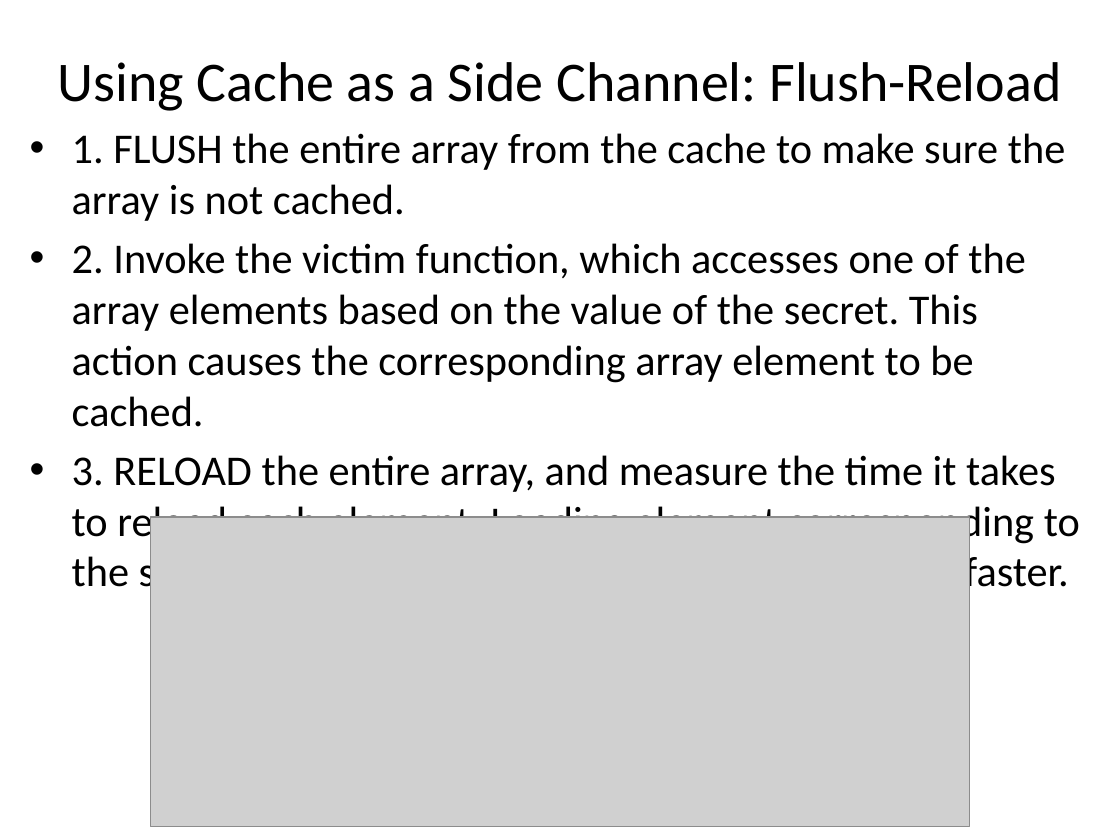
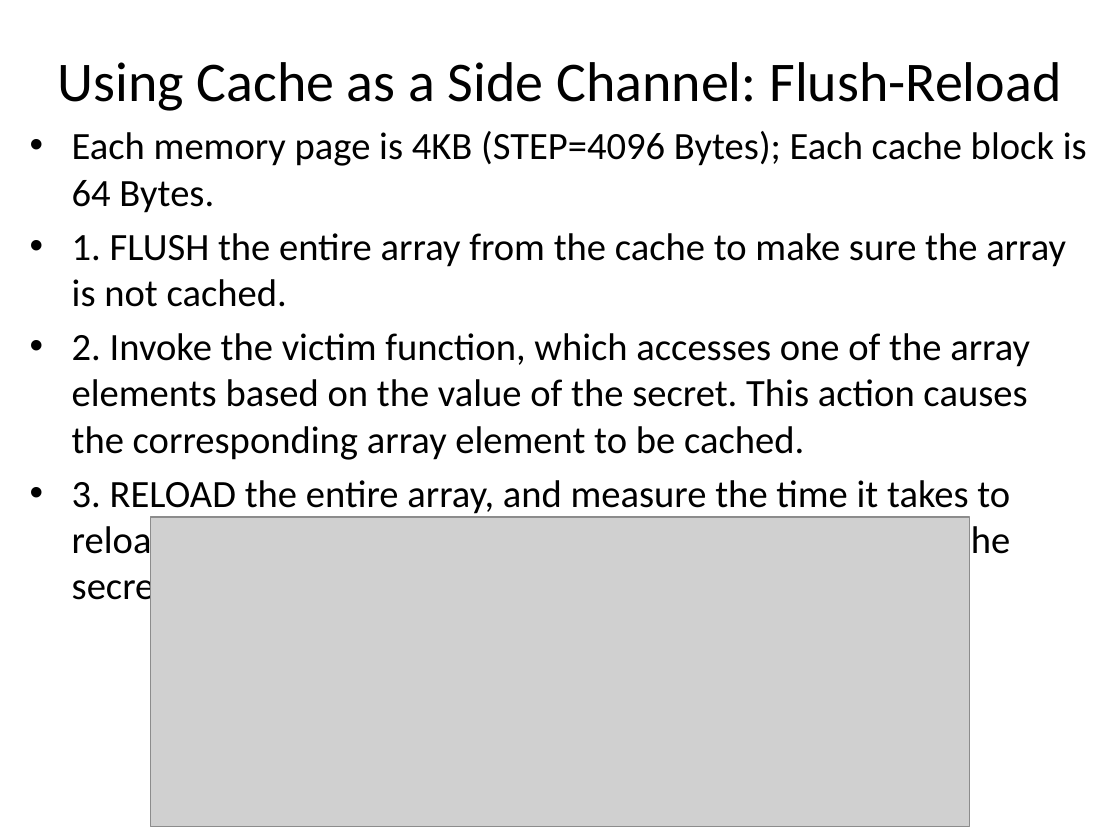
Before and after one commit to gulaoshi/gu.github.io, a slide deck: slide 14 of AdvOS/PPT+papers/L03-Meltdown&Spectre.pptx. Drawn at 1120x840 pixels with LibreOffice and Linux fonts; fonts in the diff are those of the drawing; grey boxes stand for pictures. Boxes give left, top, right and bottom in pixels: in the first picture for what was removed or moved away, otherwise in the second. Text is boxed around its words. In the diff, an @@ line names an element or a change of style, - is before the commit and + after.

```diff
--- a/AdvOS/PPT+papers/L03-Meltdown&Spectre.pptx
+++ b/AdvOS/PPT+papers/L03-Meltdown&Spectre.pptx
@@ text at (72,131,1087,213): paragraph added @@
+• Each memory page is 4KB (STEP=4096 Bytes); Each cache block is 64 Bytes.
@@ text at (72,233,1066,564): size 27.2 to 24.8 pt in "1. FLUSH the entire array from the ...", "2. Invoke the victim function, which accesses ...", "3. RELOAD the entire array, and measure ..." @@
```
Also in this commit, not shown: 1 other slide changed, 1 slide added, 3 other files.
